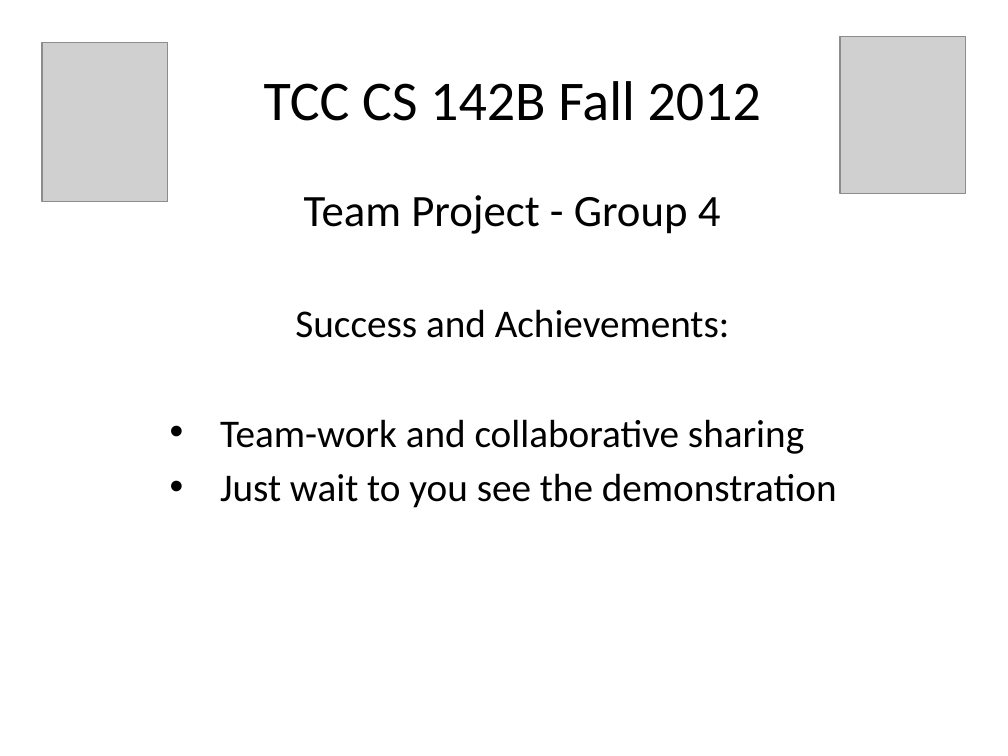
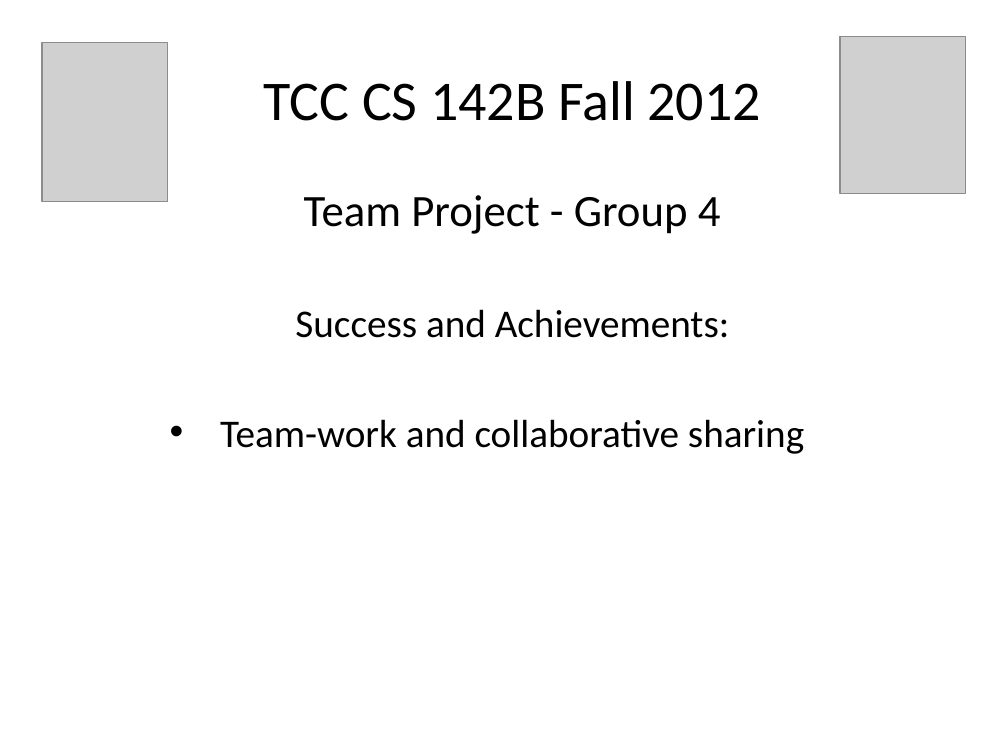
Before and after one commit to samhug/cs_142_final_project, a slide deck: slide 7 of JAVA Group Project Presentation.pptx. Drawn at 1008x756 pixels with LibreOffice and Linux fonts; fonts in the diff are those of the drawing; grey boxes stand for pictures. Boxes give left, top, right and bottom in pixels: in the first picture for what was removed or moved away, otherwise in the second. Text is boxed around its words. In the diff, an @@ line names an element or a change of style, - is before the commit and + after.

```diff
--- a/JAVA Group Project Presentation.pptx
+++ b/JAVA Group Project Presentation.pptx
@@ subtitle at (x1=220, y1=473, x2=837, y2=508): paragraph removed @@
-• Just wait to you see the demonstration
```
Also in this commit, not shown: 2 other slides changed, 2 slides added, 1 other file.
